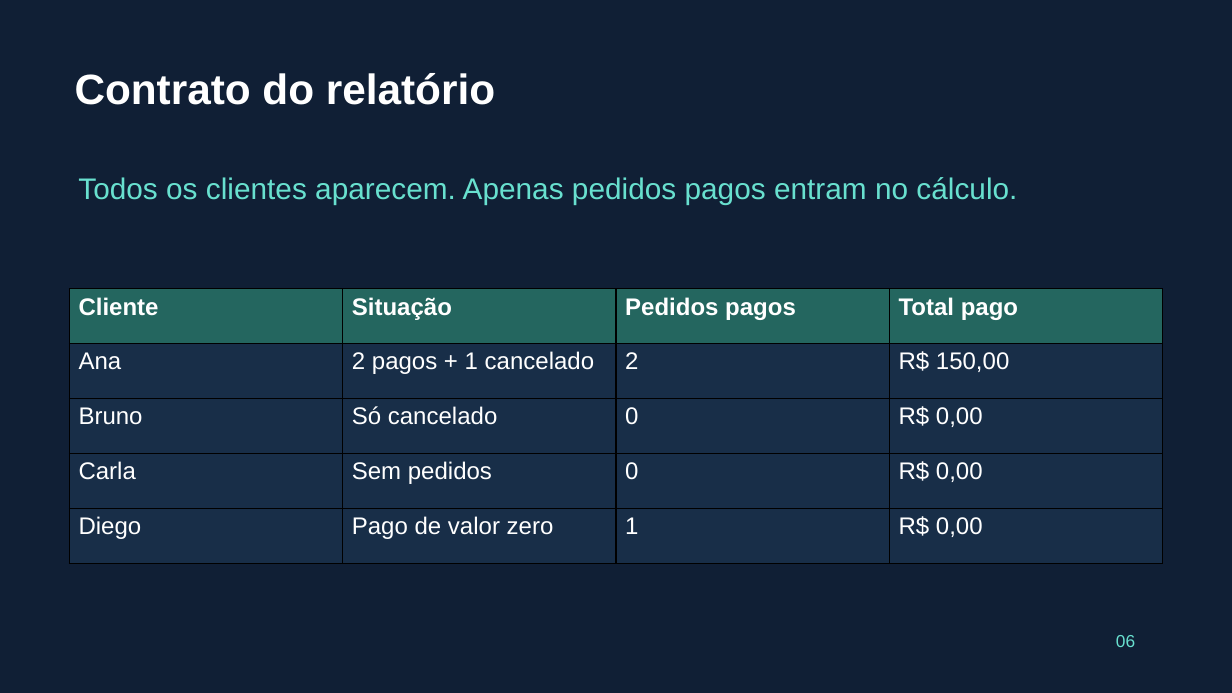
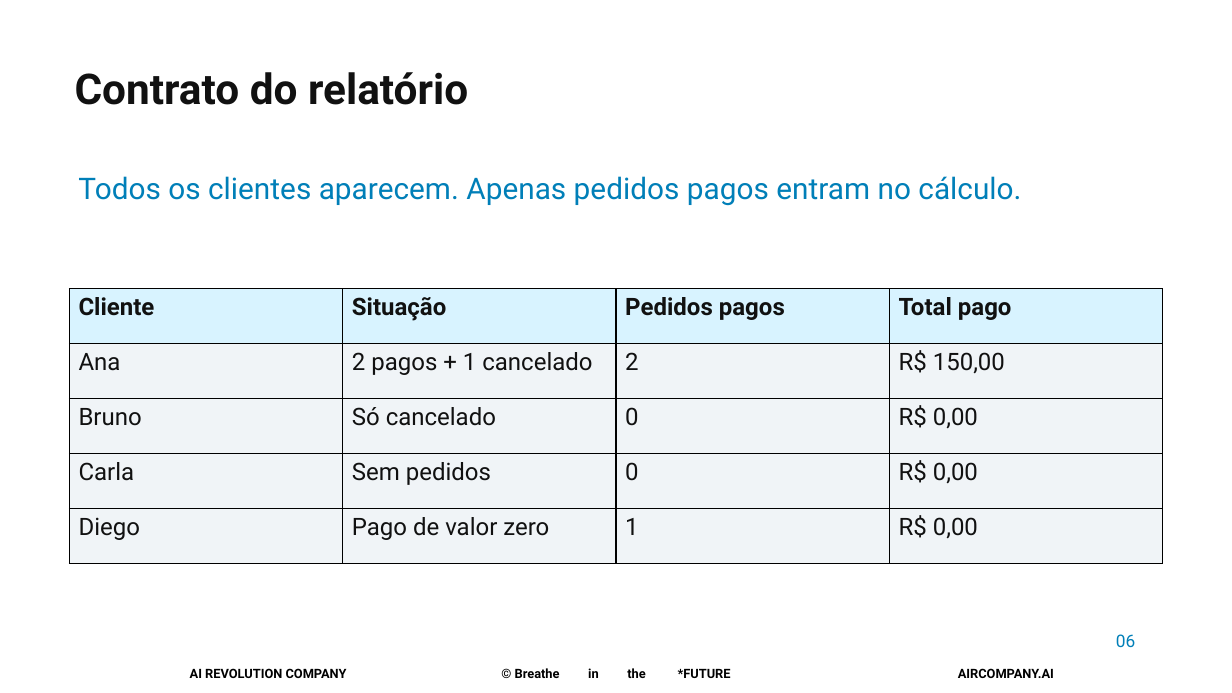
Before and after one commit to pedropalmieri/workshop4-pr-sql-ia, a slide deck: slide 6 of materiais/Workshop4-19nov2026.pptx. Drawn at 1232x693 pixels with LibreOffice and Linux fonts; fonts in the diff are those of the drawing; background and template pictures are left out. Boxes give left, top, right and bottom in pixels: in the first picture for what was removed or moved away, otherwise in the second. Text is boxed around its words. In the diff, an @@ line names an element or a change of style, - is before the commit and + after.

```diff
--- a/materiais/Workshop4-19nov2026.pptx
+++ b/materiais/Workshop4-19nov2026.pptx
@@ background #101F35 to #FFFFFF @@
@@ text "Contrato do relatório" at (75, 72, 468, 105): font Arial to Roboto, text colour #FFFFFF to #111111 @@
@@ text "Todos os clientes aparecem. Apenas ..." at (78, 176, 1021, 206): font Arial to Roboto, text colour #68E0CF to #007FB8 @@
@@ table at (69, 288, 1164, 563) @@
@@ fill #24665F to #D8F3FF in row 1 @@
@@ fill #182E48 to #F0F4F7 in 16 cells @@
@@ font Arial to Roboto, text colour #FFFFFF to #111111 @@
@@ text "06" at (1116, 634, 1135, 647): font Arial to Roboto, text colour #68E0CF to #007FB8 @@
@@ text added at (190, 668, 347, 678), 10 pt, text #000000, bold @@
+AI REVOLUTION COMPANY
@@ text added at (515, 668, 731, 678), 10 pt, text #000000, bold @@
+© Breathe in the *FUTURE
@@ text added at (958, 668, 1054, 678), 10 pt, text #000000, bold @@
+AIRCOMPANY.AI
```
Also in this commit, not shown: 14 other slides changed.
